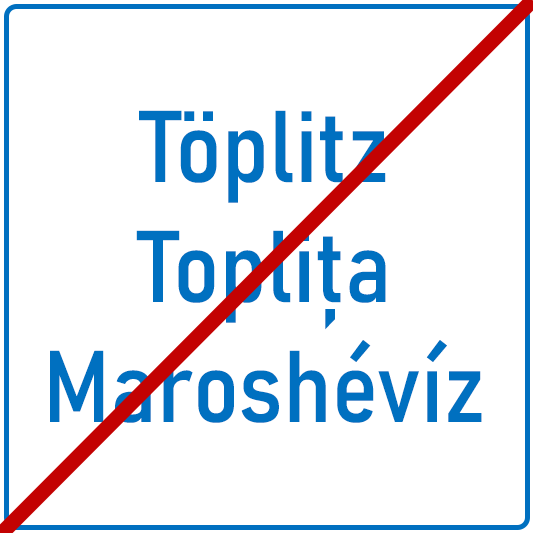
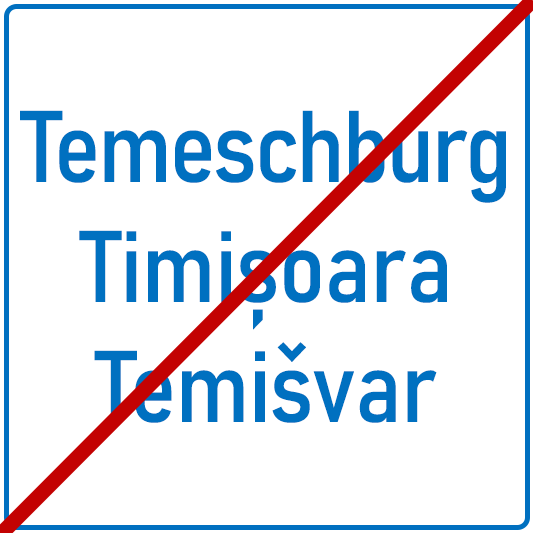
Layered file, before and after one edit (533 × 533). Changes by layer:
removed layer "Töplitz Toplița Maroshévíz" from group "Cont. Semn" over 50, 110, 482, 423
added layer "Temeschburg Timișoara Temišvar" above "Linie" over 20, 110, 506, 423
